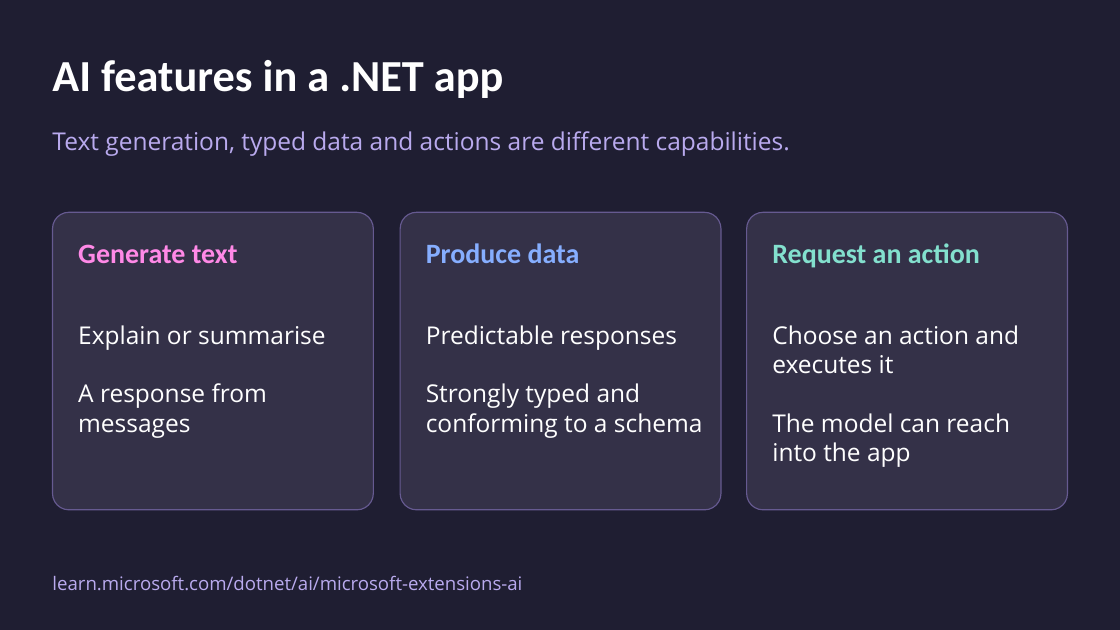
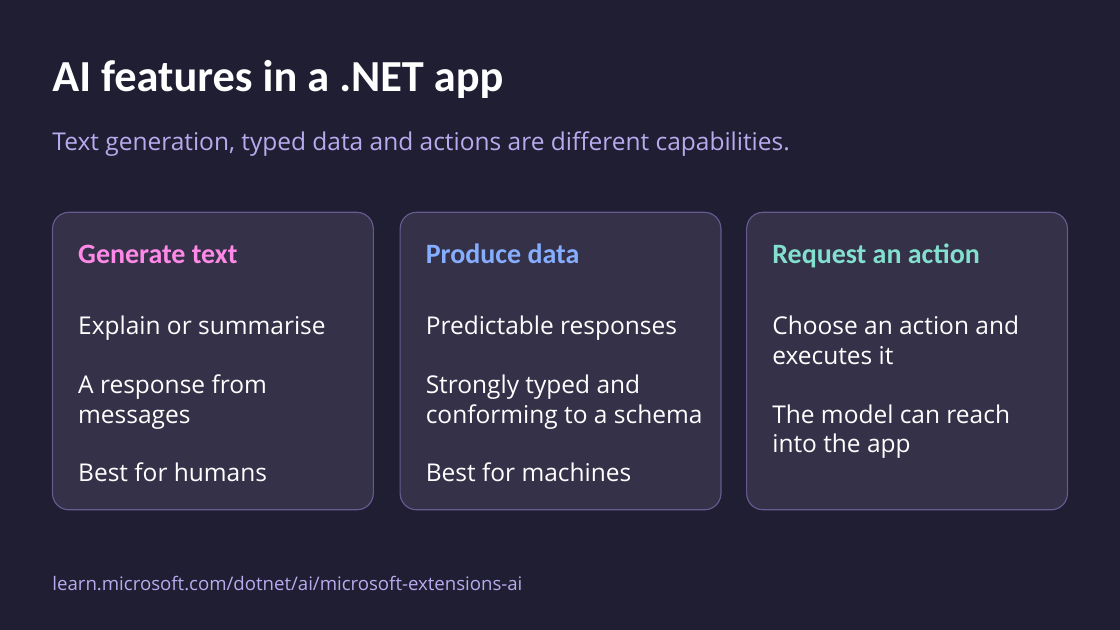
Before and after one commit to mattleibow/dotnetconf2026, a slide deck: slide 15 of slides.pptx. Drawn at 1120x630 pixels with LibreOffice and Linux fonts; fonts in the diff are those of the drawing. Boxes give left, top, right and bottom in pixels: in the first picture for what was removed or moved away, otherwise in the second. Text is boxed around its words. In the diff, an @@ line names an element or a change of style, - is before the commit and + after.

```diff
--- a/slides.pptx
+++ b/slides.pptx
@@ text "Explain or summarise": place and size @@
-text "Explain or summarise" at <box>78,325,325,438</box>
+text "Explain or summarise" at <box>78,315,325,482</box>
@@ text "Predictable responses": place and size @@
-text "Predictable responses" at <box>426,325,703,438</box>
+text "Predictable responses" at <box>426,315,703,482</box>
@@ text "Choose an action and executes ...": place and size @@
-text "Choose an action and executes ..." at <box>772,325,1019,467</box>
+text "Choose an action and executes ..." at <box>772,315,1019,458</box>
@@ text at <box>78,462,267,482</box>: paragraph added @@
+Best for humans
@@ text at <box>426,462,632,482</box>: paragraph added @@
+Best for machines
```
Also in this commit, not shown: 5 other slides changed, 2 slides added, 2 slides removed.
